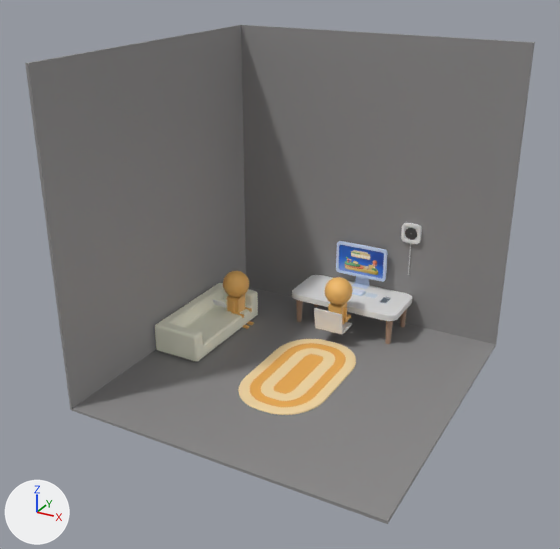
The Blender file blendergo/room.blend as it was, and as the next commit left it.
One viewpoint serves both versions: a 50 mm camera at (4.91, -9.58, 6.46) aimed at (-0.15, -0.36, 1.85). Lighting does not change. The marker at lower left points along +X, +Y and +Z.

Names of what the first picture shows: '02-v2', 'chair', 'table', '平面', '球体', '球体.001', '立方体', '立方体.002', '立方体.011', '立方体.015'.
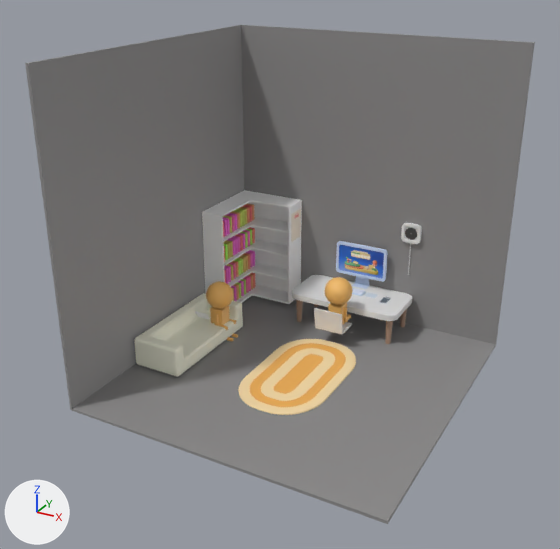
Pixel boxes [x1, y1, x2, y2] of what changed, in the pictures (560 x 549 px):
'立方体.018', added: after [202, 190, 302, 304]
'立方体.002', moved: before [155, 283, 258, 362]; after [134, 293, 243, 377]
'立方体.020', added: after [223, 204, 255, 301]
'球体.001', moved: before [223, 271, 249, 297]; after [206, 281, 233, 309]
'立方体.011', moved: before [227, 294, 245, 313]; after [210, 306, 230, 325]
'立方体.019', added: after [291, 209, 301, 242]
'立方体.012', moved: before [231, 301, 235, 313]; after [214, 312, 219, 325]
'立方体.016', moved: before [234, 307, 252, 318]; after [217, 319, 236, 330]
'立方体.015', moved: before [243, 322, 254, 329]; after [227, 334, 238, 341]

Edits to the bpy script that builds the scene:
```text
Add mat_材质_001:
    mat_材质_001 = bpy.data.materials.new('材质.001')
    # nodes: BsdfPrincipled, NewGeometry, OutputMaterial, ValToRGB
    # colours: green #b3ff56, red #ff6f6f, pink #ff67ea
Add mat_calendar:
    mat_calendar = principled_material('calendar')
    mat_calendar.base_color = (1.0, 0.897, 0.741)  # white #fff3df
Add mat_booklet:
    mat_booklet = principled_material('booklet')
    mat_booklet.base_color = (1.0, 1.0, 1.0)  # white #ffffff
Add me_立方体_023:
    me_立方体_023.from_pydata(...)  # a box spanning x -1.0..1.0, y -1.0..1.0, z -1.0..1.0
    me_立方体_023.materials.append(mat_材质_001)
Add me_立方体_025:
    me_立方体_025.from_pydata(...)  # a box spanning x -0.002..0.002, y -0.18..0.18, z -0.271..0.271
    me_立方体_025.materials.append(mat_calendar)  # white #fff3df
Add me_立方体_024:
    me_立方体_024.from_pydata(...)  # 40 vertices, 33 faces; spans x -0.46..0.76, y -0.97..0.46, z -0.96..0.96
    me_立方体_024.materials.append(mat_booklet)  # white #ffffff
Change ob_立方体_002:
    ob_立方体_002.location: (-2.11, 0.47, 0.27) -> (-2.11, -0.07, 0.27)
Change ob_球体_001:
    ob_球体_001.location: (-1.81, 1.04, 0.78) -> (-1.81, 0.51, 0.78)
Change ob_立方体_011:
    ob_立方体_011.location: (-1.82, 1.04, 0.38) -> (-1.82, 0.51, 0.38)
Change ob_立方体_015:
    ob_立方体_015.location: (-1.61, 1.12, 0.16) -> (-1.61, 0.59, 0.16)
Add ob_立方体_020:
    ob_立方体_020 = bpy.data.objects.new('立方体.020', me_立方体_023)
    ob_立方体_020.location = (-2.26, 1.14, 1.68)
    ob_立方体_020.scale = (0.098, 0.0242, 0.145)
    _m = ob_立方体_020.modifiers.new('阵列', 'ARRAY')
    _m.count = 14
    _m.relative_offset_displace = (0.0, 1.8, 0.0)
    _m = ob_立方体_020.modifiers.new('阵列.001', 'ARRAY')
    _m.count = 4
    _m.relative_offset_displace = (0.0, 0.0, -1.6)
Add ob_立方体_019:
    ob_立方体_019 = bpy.data.objects.new('立方体.019', me_立方体_025)
    ob_立方体_019.location = (-1.27, 2.27, 1.58)
Add ob_立方体_018:
    ob_立方体_018 = bpy.data.objects.new('立方体.018', me_立方体_024)
    ob_立方体_018.location = (-2.03, 2.03, 1.05)
    _m = ob_立方体_018.modifiers.new('实体化', 'SOLIDIFY')
    _m.thickness = 0.03
```
